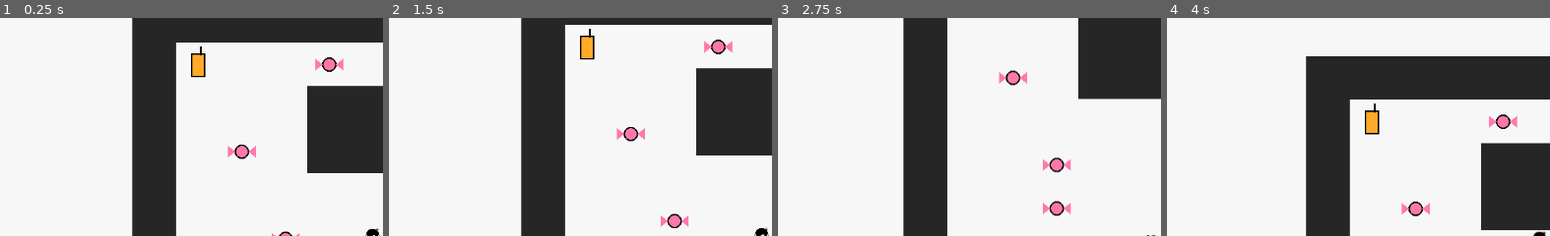
Above: before the commit, frames 1-4 (left to right).
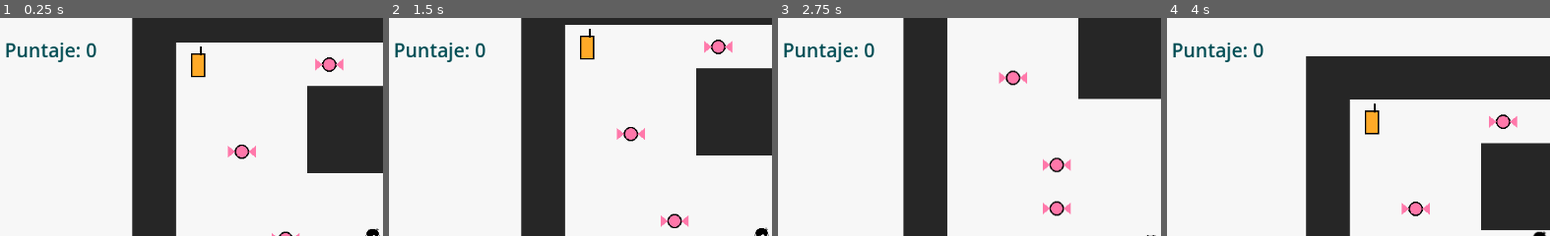
Above: after the commit, the same moments.

Repository: 7M1la/OMORI
Game: Godot game, scene res://mundo.tscn
Two runs of this game, one before a commit and one after it. Both use one fixed random seed, a clock stepped at 60 frames per second and the inputs below.
Inputs:
- Up to frame 1 (0.25 s): no input
- Up to frame 2 (1.5 s): tap Enter at 0.5 s; hold D (move_right) 0.53-1.28 s; tap K (asustarse) at 0.6 s; tap Space at 1.25 s; hold S (move_down) from 1.28 s (still down); tap Shift (correr) at 1.35 s
- Up to frame 3 (2.75 s): release S (move_down) at 2.03 s; hold D (move_right) from 2.03 s (still down); tap K (asustarse) at 2.1 s
- Up to frame 4 (4 s): tap Enter at 2.75 s; release D (move_right) at 2.78 s; hold W (move_up) 2.78-3.53 s; tap Shift (correr) at 2.85 s; hold A (move_left) from 3.53 s (still down); tap K (asustarse) at 3.6 s
The pictures show only the part of the screen within x 0-50%, y 0-50%; the shares and areas given below are measured in that part.

The runs differ from the first frame. In frame 1, 0.8% of the frame differs, in the area x 1-26%, y 11-21%; in frame 2, 0.8%; in frame 3, 0.8%; in frame 4, 0.8%.

Commit message:
Se agrega el CanvasLayer para el marcador que contiene el puntaje y el mensaje de encontrado los duclces y jugos. También, se agrega la señal de recogido en el dulce y en el mundo se agrega la función para sumar el puntaje en la pantalla y el mensaje de victoria al recoger los dulces y jugos

Diff:
--- a/Base Taller 3/dulce.gd
+++ b/Base Taller 3/dulce.gd
@@ -1,6 +1,10 @@
 extends Area2D
 
+# Señal para avisar al mundo el valor recogido y si otorga poder
+signal recogido(valor)
+
 @export var valor = 10
+
 
 func _ready():
 	body_entered.connect(_on_body_entered)
@@ -8,5 +12,7 @@
 
 func _on_body_entered(body):
 	if body.is_in_group("omori"):
-		print("recogida: +", valor)
+		#print("recogida: +", valor)
+		remove_from_group("dulces") #eliminar del grupo dulces :p
+		recogido.emit(valor) #para emitir la señal de que se recogio
 		queue_free() #para que desaparexca el dulce
--- a/Base Taller 3/jugo.tscn
+++ b/Base Taller 3/jugo.tscn
@@ -9,7 +9,6 @@
 [node name="Jugo" type="Area2D" unique_id=1490706562 groups=["dulces"]]
 script = ExtResource("1_6xxbe")
 valor = 50
-da_poder = true
 
 [node name="Sprite2D" type="Sprite2D" parent="." unique_id=192376807]
 texture = ExtResource("1")
--- a/Base Taller 3/mundo.gd
+++ b/Base Taller 3/mundo.gd
@@ -16,9 +16,12 @@
 var jugo_escena = preload("res://jugo.tscn")
 var algo_escena = preload("res://algo.tscn")
 
+var puntaje = 0
+
 func _ready():
 	construir()
-
+	for item in get_tree().get_nodes_in_group("dulces"):
+		item.recogido.connect(_on_recogido)
 
 func construir():
 	construir_bloques(MAPA, Color(0.15, 0.15, 0.15, 1))
@@ -36,3 +39,9 @@
 				var nodo = escena.instantiate()
 				nodo.position = Vector2(col + 0.5, fila + 0.5) * CELDA
 				$Mapa.add_child(nodo)
+
+func _on_recogido(valor):
+	puntaje += valor
+	$Marcador/Puntaje.text = "Puntaje: %d" % puntaje
+	if get_tree().get_nodes_in_group("dulces").size() == 0:
+		$Marcador/Mensaje.text = "¡Encontraste todo!"
--- a/Base Taller 3/mundo.tscn
+++ b/Base Taller 3/mundo.tscn
@@ -10,3 +10,22 @@
 
 [node name="Omori" parent="." unique_id=1649730196 instance=ExtResource("2")]
 position = Vector2(352, 352)
+
+[node name="Marcador" type="CanvasLayer" parent="." unique_id=1720644128]
+
+[node name="Puntaje" type="Label" parent="Marcador" unique_id=2011159470]
+offset_left = 37.0
+offset_top = 28.0
+offset_right = 780.0
+offset_bottom = 81.0
+theme_override_colors/font_color = Color(0.0050259335, 0.30270347, 0.33077088, 1)
+theme_override_font_sizes/font_size = 28
+text = "Puntaje: 0"
+
+[node name="Mensaje" type="Label" parent="Marcador" unique_id=1062451988]
+offset_left = -1.0
+offset_top = 77.0
+offset_right = 657.0
+offset_bottom = 120.0
+theme_override_colors/font_color = Color(0.0050259335, 0.30270347, 0.33077088, 1)
+theme_override_font_sizes/font_size = 30
Not shown: 1 places in Base Taller 3/jugo.tscn that only renumber resources
